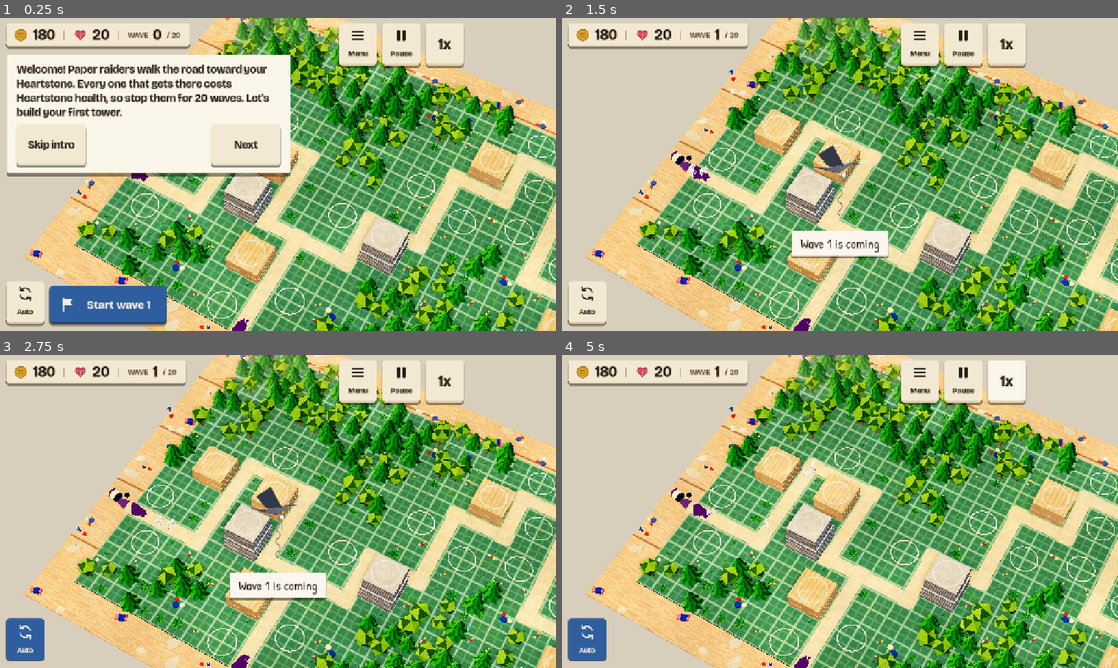
Above: before the commit, frames 1-4 (two rows, left to right).
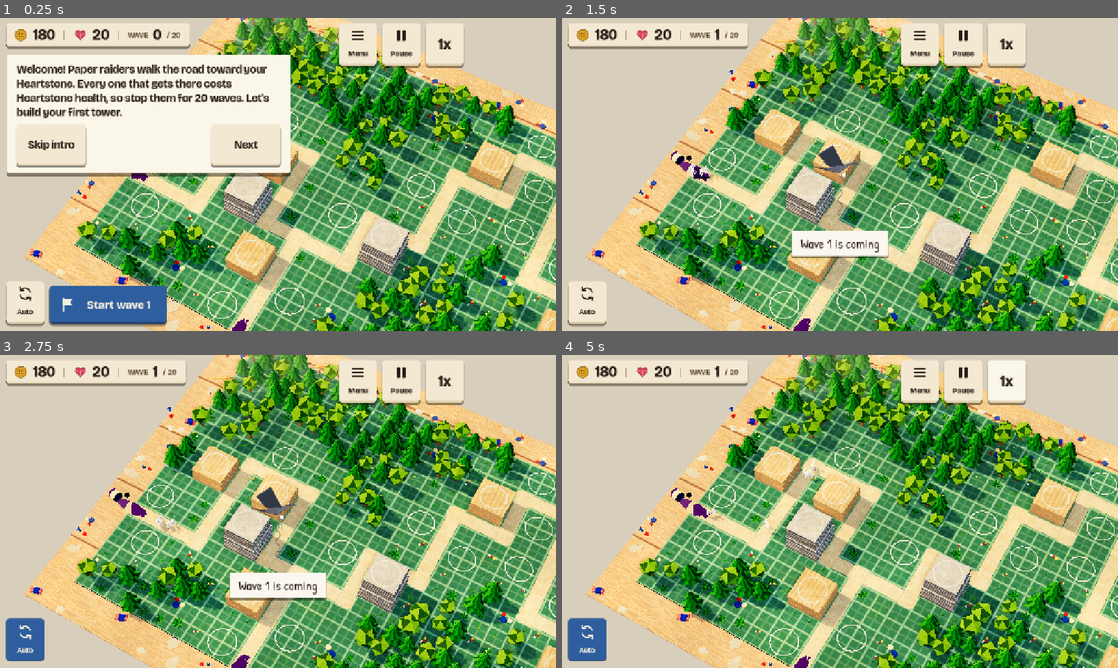
Above: after the commit, the same moments.

Repository: juanpalopez/psychic-bassoon
Game: Godot game, scene res://main.tscn
Two runs of this game, one before a commit and one after it. Both use one fixed random seed, a clock stepped at 60 frames per second and the inputs below.
Inputs:
- Up to frame 1 (0.25 s): no input
- Up to frame 2 (1.5 s): click "Start wave 1" at 0.5 s; click "Skip intro" at 1.25 s
- Up to frame 3 (2.75 s): click "Auto" at 2 s
- Up to frame 4 (5 s): click "1x" at 2.75 s; click "2x" at 3.5 s; click "3x" at 4.25 s

The runs differ from the first frame. In frame 1, 8.3% of the frame differs, in the area x 7-98%, y 0-100%; in frame 2, 9.8%; in frame 3, 9.8%; in frame 4, 9.9%.

Commit message:
fix(render): reach the sun's shadows to the top of the screen
On the 32 by 20 map the overview camera sits about 110 m away, past
the sun's 45 m shadow distance, so the overview lost every shadow.
DioramaLens now fits the sun's directional_shadow_max_distance to the
far edge of the screen whenever the view moves.

Refs #95

Co-Authored-By: Claude Opus 5.5 <noreply@anthropic.com>
Claude-Session: https://claude.ai/code/session_01Sz86dVkFgcmfUpmh5hksT1

Diff:
--- a/godot/main.gd
+++ b/godot/main.gd
@@ -153,7 +153,7 @@
 
 
 func _process(delta: float) -> void:
-	_lens.follow(_camera, _world.environment, _tilt_shift())
+	_lens.follow(_camera, _world.environment, _tilt_shift(), _sun)
 	var ticks_speed := _speed.ticks_speed()
 	# Auto start counts game time, so it holds while paused, runs faster at 2x and 3x, and
 	# a slow frame counts no more than the clock lets the game run
--- a/godot/render/diorama_lens.gd
+++ b/godot/render/diorama_lens.gd
@@ -9,9 +9,11 @@
 ## stands up towards the camera, so any near blur that softened the bottom edge of the ground
 ## would also blur a foe standing in the play area (a 2 m foe at 80% of the screen height).
 ##
-## `depth_at`, `distance_at`, `focus`, `haze` and `haze_amount` are plain maths, tested;
-## `follow` reads the camera and writes the result into the depth of field
-## (`CameraAttributesPractical`) and the Environment's depth fog, only when the view moved.
+## `depth_at`, `distance_at`, `focus`, `haze`, `haze_amount` and `shadow_reach` are plain maths,
+## tested; `follow` reads the camera and writes the result into the depth of field
+## (`CameraAttributesPractical`), the Environment's depth fog and the sun's shadow distance (so
+## the overview of the 32 by 20 map, some 110 m away, still has shadows), only when the view
+## moved.
 class_name DioramaLens
 extends RefCounted
 
@@ -21,6 +23,8 @@
 ## haze thickens to its full amount at `HAZE_FULL` times the distance of the screen's top edge.
 const CLEAR_SHARE := 0.5
 const HAZE_FULL := 1.25
+## How far past the screen's top edge the sun's shadows reach, as a share of its distance.
+const SHADOW_MARGIN := 1.1
 
 var _key := Vector3(-1.0, -1.0, -1.0)
 
@@ -61,9 +65,18 @@
 	return pow(smoothstep(span.x, span.y, at), curve) * density
 
 
-## Fits the depth of field and the haze to `camera`, which looks down at the ground (y = 0).
+## How far from the camera the sun's shadows must reach to cover the whole screen.
+static func shadow_reach(distance: float, pitch_degrees: float, fov_degrees: float) -> float:
+	return distance_at(distance, pitch_degrees, fov_degrees / 2.0) * SHADOW_MARGIN
+
+
+## Fits the depth of field, the haze and the sun's shadows to `camera`, which looks down at the
+## ground (y = 0).
 func follow(
-	camera: Camera3D, environment: Environment, attributes: CameraAttributesPractical
+	camera: Camera3D,
+	environment: Environment,
+	attributes: CameraAttributesPractical,
+	sun: DirectionalLight3D = null
 ) -> void:
 	var forward := -camera.global_basis.z
 	if forward.y >= -1e-4:
@@ -82,3 +95,5 @@
 		var span := haze(distance, pitch, camera.fov)
 		environment.fog_depth_begin = span.x
 		environment.fog_depth_end = span.y
+	if sun != null:
+		sun.directional_shadow_max_distance = shadow_reach(distance, pitch, camera.fov)
--- a/godot/tests/render/test_diorama_lens.gd
+++ b/godot/tests/render/test_diorama_lens.gd
@@ -107,6 +107,13 @@
 	assert_almost_eq(environment.fog_depth_end, span.y, 1e-3)
 
 
+func test_the_shadows_reach_past_the_top_of_the_screen_at_every_zoom() -> void:
+	for view in [[110.0, 62.0], [36.0, 56.0]]:
+		var reach := DioramaLens.shadow_reach(view[0], view[1], 20.0)
+		assert_gt(reach, DioramaLens.distance_at(view[0], view[1], 10.0), str(view))
+		assert_lt(reach, DioramaLens.distance_at(view[0], view[1], 10.0) * 1.5, "not wasted")
+
+
 func test_the_game_fits_the_lens_to_its_camera_each_frame() -> void:
 	var packed := MAIN_SCENE.instantiate()
 	var defaults := packed.get_node("WorldEnvironment") as WorldEnvironment
@@ -125,5 +132,8 @@
 	var camera := (main.get_node("CameraRig") as CameraRig).camera()
 	var forward := -camera.global_basis.z
 	var distance := camera.global_position.y / -forward.y
+	var sun := main.get_node("Sun") as DirectionalLight3D
+	var top := DioramaLens.distance_at(distance, rad_to_deg(asin(-forward.y)), camera.fov / 2.0)
+	assert_gt(sun.directional_shadow_max_distance, top, "shadows reach the top of the screen")
 	var blur := DioramaLens.focus(distance, rad_to_deg(asin(-forward.y)), camera.fov)
 	assert_almost_eq(attributes.dof_blur_far_distance, blur.x, 1e-2)
